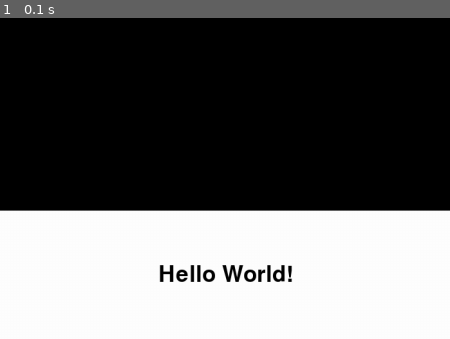
Above: before the commit, frame 1.
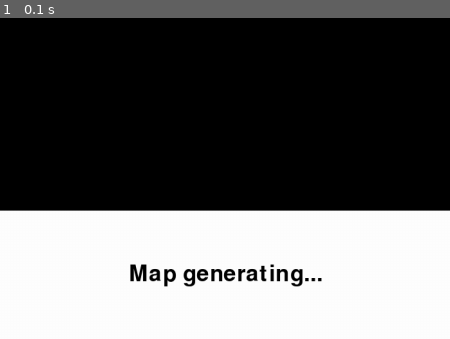
Above: after the commit, the same moment.

Repository: lobotrock/PyGameFun
Game: pygame game, started from main.py
The game is run twice, just before and just after one commit, with the same random seed, the same clock (stepped at 60 frames per second) and the same inputs.
Inputs:
- Up to frame 1 (0.1 s): no input
The pictures show only the part of the screen within x 25-75%, y 50-100%; the shares and areas given below are measured in that part.

The runs differ from the first frame. In frame 1, 1.5% of the frame differs, in the area x 28-72%, y 76-84%.

Commit message:
Getting async working, adding run instructions, and some major refactoring

Diff:
--- a/drawing_utils.py
+++ /dev/null
@@ -1,57 +0,0 @@
-import pygame
-from state import State
-from tiles import empty
-
-class DrawingUtilities:
-
-    def __init__(self, grid_size: int, display_width: int, display_height: int, py_game: pygame):
-        self.grid_size = grid_size
-        self.display_width = display_width
-        self.display_height = display_height
-        self.screen = py_game.display.set_mode((display_width, display_height))
-
-    def draw_grid(self, py_game, current_state: State):
-
-        center = current_state.player_location
-
-        x_bounds = int(center[0] - (int(self.display_width / self.grid_size) / 2)), \
-                   int(center[0] + (int(self.display_width / self.grid_size) / 2))
-
-        y_bounds = int(center[1] - (int(self.display_height / self.grid_size) / 2)), \
-                   int(center[1] + (int(self.display_height / self.grid_size) / 2))
-
-        # Draw tiles
-        for view_x, x in enumerate(range(x_bounds[0], x_bounds[1])):
-            for view_y, y in enumerate(range(y_bounds[0], y_bounds[1])):
-                tile = current_state.map[x][y] if 0 <= x < len(current_state.map) and 0 <= y < len(current_state.map[0]) else empty
-                py_game.draw.rect(self.screen,  tile.color,
-                                  py_game.Rect(view_x * self.grid_size, view_y * self.grid_size, self.grid_size, self.grid_size))
-
-        # Draw grid
-        grid_color = (135, 20, 255)
-        for x_ in range(0, self.display_width, self.grid_size):
-            py_game.draw.rect(self.screen, grid_color, py_game.Rect(x_, 0, 1, self.display_height))
-
-        for y_ in range(0, self.display_height, self.grid_size):
-            py_game.draw.rect(self.screen, grid_color, py_game.Rect(0, y_, self.display_width, 1))
-
-    def draw_hud(self, py_game, message):
-        py_game.draw.rect(self.screen, py_game.Color(255, 255, 255),
-                          py_game.Rect(0, int(self.display_height * 0.8), self.display_width,
-                                       int(self.display_height * 0.2)))
-        font = py_game.font.Font('freesansbold.ttf', 35)
-        text_surface = font.render(message, True, (0, 0, 0))
-        text_rect = text_surface.get_rect()
-        text_rect.center = ((self.display_width / 2), int(self.display_height * 0.9))
-        self.screen.blit(text_surface, text_rect)
-        py_game.display.update()
-
-    def game_draw_player(self, py_game, state, color):
-        center_width = int(int(self.display_width / self.grid_size)/2)
-        center_height = int(int(self.display_height / self.grid_size)/2)
-
-        py_game.draw.rect(self.screen, color,
-                          py_game.Rect(center_width * self.grid_size,
-                                       center_height * self.grid_size,
-                                       self.grid_size,
-                                       self.grid_size))
--- a/main.py
+++ b/main.py
@@ -1,49 +1,75 @@
+import asyncio
+
 import pygame
 
-from drawing_utils import DrawingUtilities
 from map_generator import generate_map
+from screens.map_screen import MapScreen
 from state import State
-from screens.map_screen import MapScreen
-from screens.open_screen import OpenScreen
+from renderer import render
 import time
 
-# Creating state
-state = State(
-    map=generate_map(1000, 1000),
-    player_location=(50, 50))
-
-# Starting Pygame
-pygame.init()
-
-# Creating Drawing utils that store dimensions of display
-draw_utils = DrawingUtilities(
-    grid_size=20,
-    display_height=1000,
-    display_width=1400,
-    py_game=pygame)
-
-# Start Pygame clock
-clock = pygame.time.Clock()
-
-# Draw Intro
-t_end = time.time() + 4
-while time.time() < t_end:
-    OpenScreen.draw(draw_utils, state, pygame)
-    clock.tick(60)
+FPS = 100
 
 
+def main():
+    loop = asyncio.get_event_loop()
+    event_queue = asyncio.Queue()
+
+    pygame.init()
+
+    state = State(
+        world_map=None,
+        player_location=(50, 50),
+        grid_size=20,
+        display_height=1000,
+        display_width=1400,
+        py_game=pygame)
+
+    pygame_task = loop.run_in_executor(None, pygame_event_loop, loop, event_queue, state)
+    animation_task = asyncio.ensure_future(render_state(state))
+    event_task = asyncio.ensure_future(handle_events(event_queue, state))
+
+    try:
+        loop.run_forever()
+    except KeyboardInterrupt:
+        pass
+    finally:
+        pygame_task.cancel()
+        animation_task.cancel()
+        event_task.cancel()
+
+    pygame.quit()
 
 
-# Running Map Screen
-while not False:
-    key_is_down = False
+def pygame_event_loop(loop, event_queue, state):
+    while True:
+        if state.world_map is None:
+            print("generating map ...")
+            state.world_map = generate_map(1000, 1000)
+        event = pygame.event.wait()
+        asyncio.run_coroutine_threadsafe(event_queue.put(event), loop=loop)
 
-    for event in pygame.event.get():
-        if event.type == pygame.KEYDOWN and not key_is_down:
-            key_is_down = True
+
+async def render_state(state):
+    current_time = 0
+    while True:
+        last_time, current_time = current_time, time.time()
+        await asyncio.sleep(1 / FPS - (current_time - last_time))  # tick
+        render(state)
+
+
+async def handle_events(event_queue, state):
+    while True:
+        event = await event_queue.get()
+        if event.type == pygame.QUIT:
+            break
+        elif event.type == pygame.KEYDOWN:
+            # TODO: Better way of handling input depending on screen in view
             state = MapScreen.process_input(event, state)
-        elif event.type == pygame.KEYUP:
-            key_is_down = False
+        else:
+            print("event", event)
+    asyncio.get_event_loop().stop()
 
-    MapScreen.draw(draw_utils, state, pygame)
-    clock.tick(60)
+
+if __name__ == '__main__':
+    main()
--- a/map_generator.py
+++ b/map_generator.py
@@ -3,7 +3,7 @@
 from tiles import grass, water, sand, empty
 
 
-# TODO: make this more interesting
+# TODO: make this more interesting and faster
 def generate_map(width: int, height: int):
     return [[rand_tile(x_, y_, width, height) for y_ in range(0, height)] for x_ in range(0, width)]
 
--- /dev/null
+++ b/renderer.py
@@ -0,0 +1,67 @@
+from state import State
+from tiles import empty
+
+
+def draw_grid(state: State):
+    center = state.player_location
+
+    x_bounds = int(center[0] - (int(state.display_width / state.grid_size) / 2)), \
+               int(center[0] + (int(state.display_width / state.grid_size) / 2))
+
+    y_bounds = int(center[1] - (int(state.display_height / state.grid_size) / 2)), \
+               int(center[1] + (int(state.display_height / state.grid_size) / 2))
+
+    # Draw tiles
+    for view_x, x in enumerate(range(x_bounds[0], x_bounds[1])):
+        for view_y, y in enumerate(range(y_bounds[0], y_bounds[1])):
+            tile = state.world_map[x][y] if 0 <= x < len(state.world_map) and 0 <= y < len(
+                state.world_map[0]) else empty
+            state.py_game.draw.rect(state.screen, tile.color,
+                                    state.py_game.Rect(view_x * state.grid_size, view_y * state.grid_size,
+                                                       state.grid_size,
+                                                       state.grid_size))
+
+    # Draw grid
+    grid_color = (135, 20, 255)
+    for x_ in range(0, state.display_width, state.grid_size):
+        state.py_game.draw.rect(state.screen, grid_color, state.py_game.Rect(x_, 0, 1, state.display_height))
+
+    for y_ in range(0, state.display_height, state.grid_size):
+        state.py_game.draw.rect(state.screen, grid_color, state.py_game.Rect(0, y_, state.display_width, 1))
+
+
+def draw_hud(state: State, message: str):
+    state.py_game.draw.rect(state.screen, state.py_game.Color(255, 255, 255),
+                            state.py_game.Rect(0, int(state.display_height * 0.8), state.display_width,
+                                               int(state.display_height * 0.2)))
+    font = state.py_game.font.Font('freesansbold.ttf', 35)
+    text_surface = font.render(message, True, (0, 0, 0))
+    text_rect = text_surface.get_rect()
+    text_rect.center = ((state.display_width / 2), int(state.display_height * 0.9))
+    state.screen.blit(text_surface, text_rect)
+    state.py_game.display.update()
+
+
+def game_draw_player(state, color):
+    center_width = int(int(state.display_width / state.grid_size) / 2)
+    center_height = int(int(state.display_height / state.grid_size) / 2)
+
+    state.py_game.draw.rect(state.screen, color,
+                            state.py_game.Rect(center_width * state.grid_size,
+                                               center_height * state.grid_size,
+                                               state.grid_size,
+                                               state.grid_size))
+
+
+def render(state: State):
+    # Startup screen
+    if state.world_map is None:
+        draw_hud(state, "Map generating...")
+
+    # draw map
+    else:
+        draw_grid(state)
+        draw_hud(state, f"Now walking on {state.get_tile(*state.player_location).type}")
+        game_draw_player(state, (0, 128, 255))
+    state.py_game.display.flip()
+    state.py_game.time.Clock().tick(60)
--- a/screens/map_screen.py
+++ b/screens/map_screen.py
@@ -1,5 +1,4 @@
 import pygame
-from drawing_utils import DrawingUtilities
 from state import State
 
 
@@ -7,24 +6,14 @@
 
     @staticmethod
     def process_input(current_event: pygame.event, current_state: State) -> State:
-        if current_event.key == pygame.K_ESCAPE:
-            # Quit
-            exit(0)
-
         movements = {pygame.K_LEFT: (-1, 0), pygame.K_RIGHT: (1, 0), pygame.K_UP: (0, -1), pygame.K_DOWN: (0, 1)}
 
         if current_event.key in movements:
+            # Get the tile that is attempted to be walked on
             potential_pos = tuple(sum(x) for x in zip(current_state.player_location, movements[current_event.key]))
             potential_tile = current_state.get_tile(*potential_pos)
+            # Check to see if the move is valid
             if potential_tile.can_travel:
                 current_state.player_location = potential_pos
                 print(current_state.player_location)
         return current_state
-
-    @staticmethod
-    def draw(draw_utils: DrawingUtilities, current_state: State, _pygame: pygame):
-        draw_utils.draw_grid(_pygame, current_state)
-        draw_utils.draw_hud(_pygame, f"Now walking on {current_state.get_tile(*current_state.player_location).type}")
-        draw_utils.game_draw_player(_pygame, current_state, (0, 128, 255))
-
-        _pygame.display.flip()
--- a/screens/open_screen.py
+++ /dev/null
@@ -1,14 +0,0 @@
-import pygame
-from drawing_utils import DrawingUtilities
-from state import State
-
-class OpenScreen:
-
-    @staticmethod
-    def process_input(current_event: pygame.event, current_state: State) -> State:
-        return current_state
-
-    @staticmethod
-    def draw(draw_utils: DrawingUtilities, current_state: State, _pygame: pygame):
-        draw_utils.draw_hud(_pygame, "Hello World!")
-        _pygame.display.flip()
--- a/state.py
+++ b/state.py
@@ -1,12 +1,25 @@
+import pygame
+
 from tiles import Tile
 
 
 class State:
 
-    def __init__(self, map: list, player_location: tuple):
-        self.map: list = map
-        self.view: list = map
+    def __init__(self,
+                 world_map,
+                 player_location: tuple,
+                 grid_size: int,
+                 display_width: int,
+                 display_height: int,
+                 py_game: pygame):
+        self.world_map: list = world_map
+        self.view: list = world_map
         self.player_location: tuple = player_location
+        self.grid_size = grid_size
+        self.display_width = display_width
+        self.display_height = display_height
+        self.py_game = py_game
+        self.screen = self.py_game.display.set_mode((display_width, display_height))
 
     def get_tile(self, x: int, y: int) -> Tile:
-        return self.map[x][y]
+        return self.world_map[x][y]
Not shown, changed: readme.md
Not shown, added: requirements.txt
